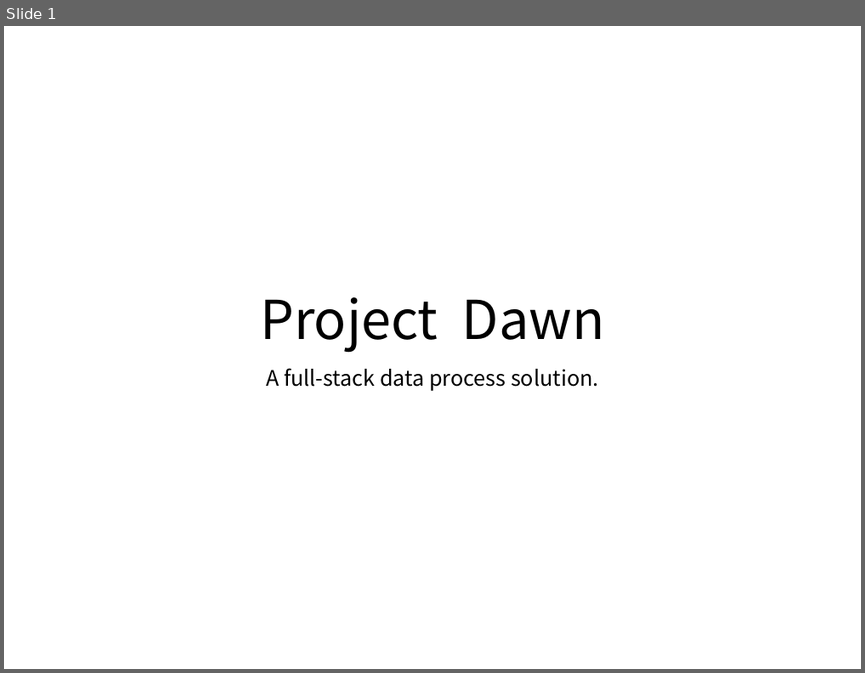
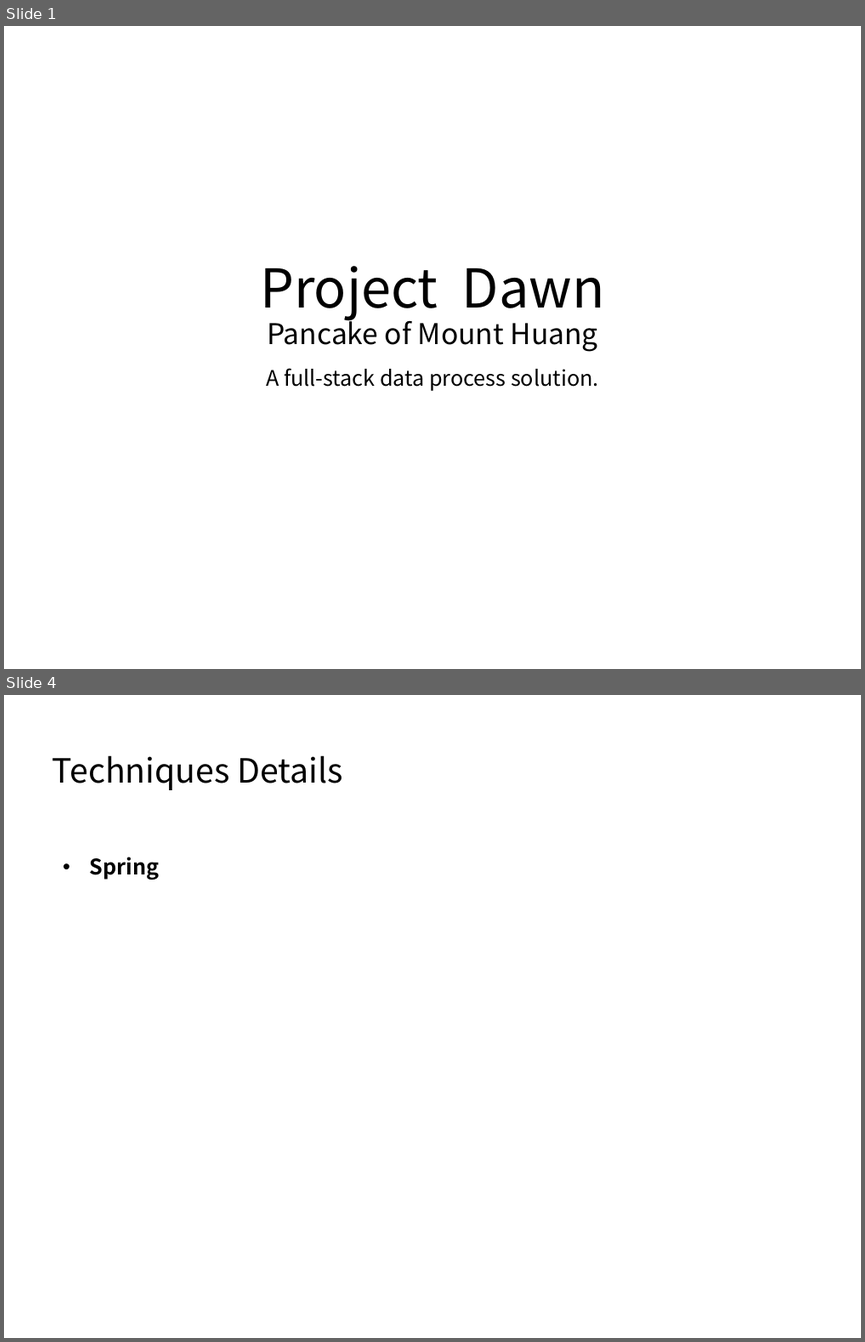
Before and after one commit to Dawn-Team/dawn, a slide deck: PancakeofMountHuang/Doc/Slides for first representation.pptx. Shown one above the other, each under a label of ours: slide 1 before the commit, slides 1 and 4 after it; the slides between them are not shown. The pictures are 865x673 and 865x1342 pixels, drawn with LibreOffice and Linux fonts; fonts in the diff are those of the drawing. Boxes give left, top, right and bottom in pixels: in the first picture for what was removed or moved away, otherwise in the second. Text is boxed around its words. In the diff, an @@ line names an element or a change of style, - is before the commit and + after.

```diff
--- a/PancakeofMountHuang/Doc/Slides for first representation.pptx
+++ b/PancakeofMountHuang/Doc/Slides for first representation.pptx
@@ slide 4 added at box(4, 695, 861, 1338), background #FFFFFF @@
@@ text added at box(52, 755, 342, 790), 28 pt, text #000000 @@
+Techniques Details
@@ text added at box(90, 857, 160, 879), 18 pt, text #000000, bold @@
+• Spring
@@ slide 1 changed as well @@
@@ title at box(260, 266, 605, 352): text changed; size 45 to 24 pt @@
-Project Dawn
+Project Dawn
+Pancake of Mount Huang
```
Also in this commit, not shown: 2 other slides added, 1 slide removed, 2 other files.
